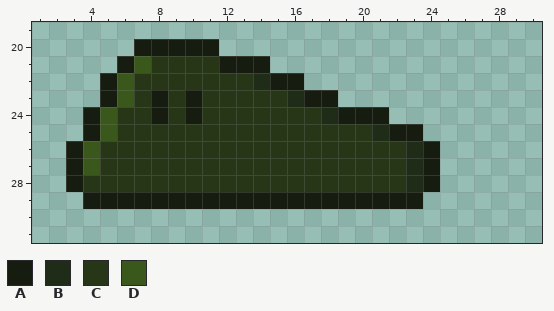
Pixel-art sprite: Assets/Animations/Enemies/Slime/slime_walk1.png. The first picture shows the starting point.
The file is 480x480 pixels, drawn in blocks of 15x15; one block is one cell here. Shown: x 1..30, y 19..31.
Palette (. is transparent): A #161c0f  B #1f2c18  C #273617  D #3b581c
Pixels before, first column x 3:
20 ....AAAAA.............
21 ...ADCCCCAAA..........
22 ..ADCCCCCCCBAA........
23 ..ADCACACCCCCBAA......
24 .ADCCACACCCCCCCBAAA...
25 .ADCCCCCCCCCCCCCCCBAA.
26 ADCCCCCCCCCCCCCCCCCCBA
27 ADCCCCCCCCCCCCCCCCCCBA
28 ACCCCCCCCCCCCCCCCCCCBA
29 .AAAAAAAAAAAAAAAAAAAA.
The same view after the edit:
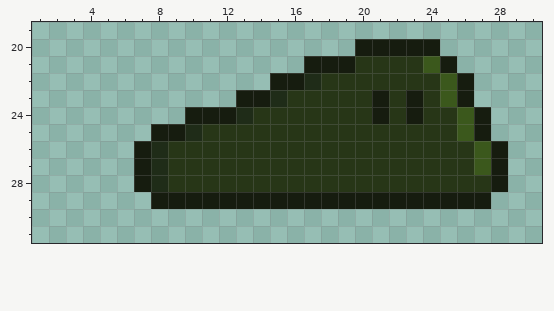
Difference:
Changed rows in their new state; - is an unchanged pixel.
first column x 3:
20 ----.....--------AAAAA----
21 ---.........--AAACCCCDA---
22 --..........--BCCCCCCCDA--
23 --........AABCCCCCACACDA--
24 -......-AAB----CCC-CACCDA-
25 -....AAB----------CCCCCDA-
26 ....AB--------------CCCCDA
27 ....AB--------------CCCCDA
28 ....AB--------------CCCCCA
29 -....----------------AAAA-
Where, in picture pixels (left, top, right, bottom), the same in both pictures:
changed: (66, 39, 508, 209)
